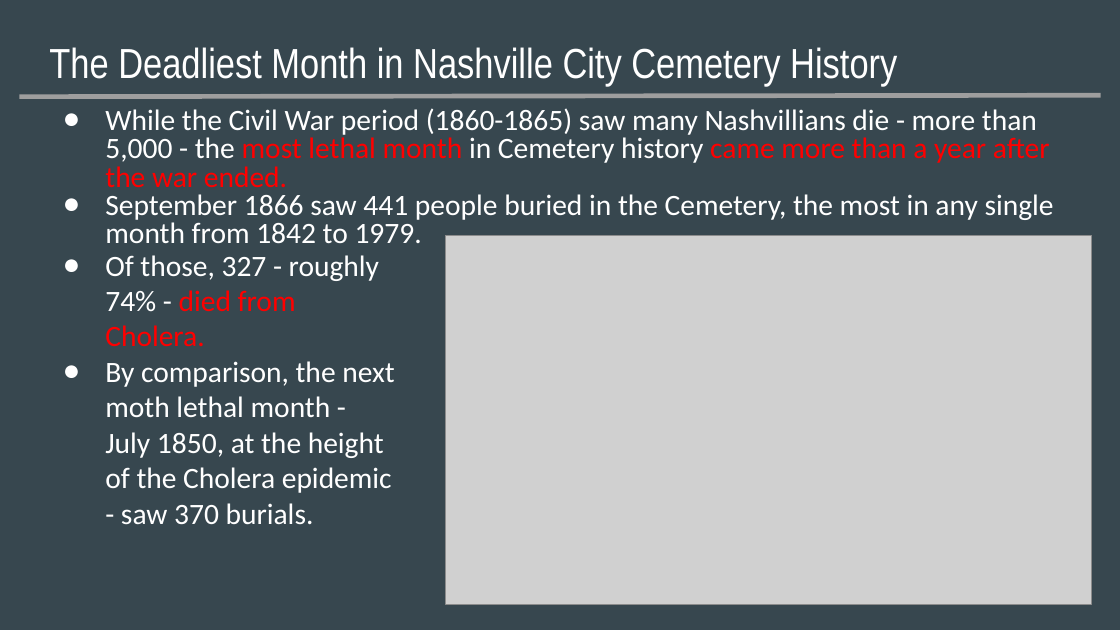
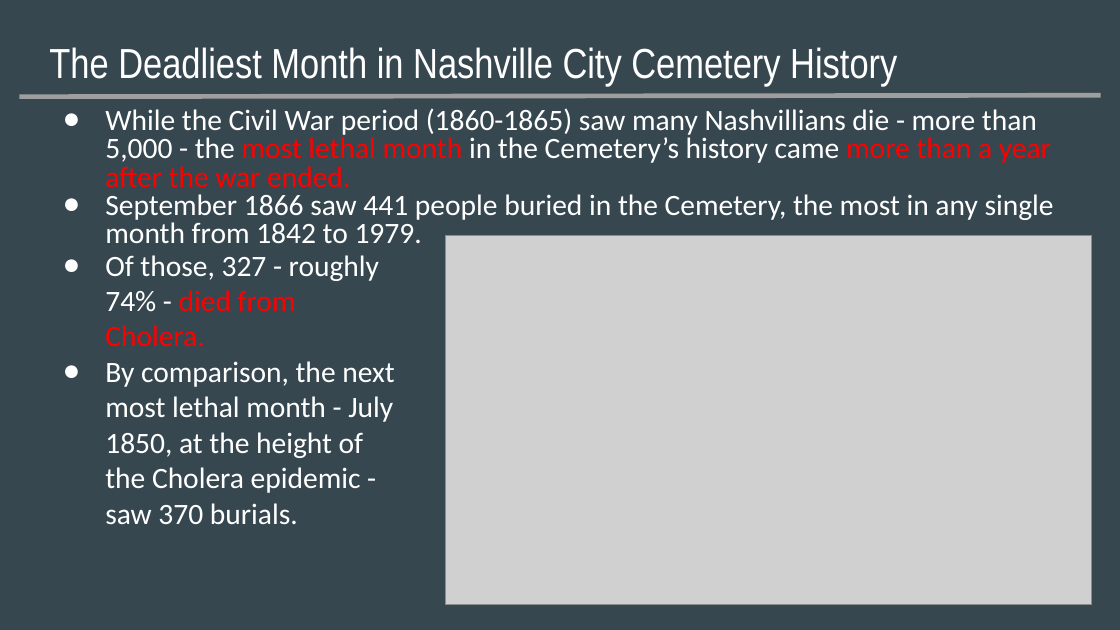
Before and after one commit to NSS-Data-Analytics-Cohort-9/city_cemetery-edwardbrown750, a slide deck: slide 6 of presentation/Ed Brown _ DA9_ City Cemetary.pptx. Drawn at 1120x630 pixels with LibreOffice and Linux fonts; fonts in the diff are those of the drawing; grey boxes stand for pictures. Boxes give left, top, right and bottom in pixels: in the first picture for what was removed or moved away, otherwise in the second. Text is boxed around its words. In the diff, an @@ line names an element or a change of style, - is before the commit and + after.

```diff
--- a/presentation/Ed Brown _ DA9_ City Cemetary.pptx
+++ b/presentation/Ed Brown _ DA9_ City Cemetary.pptx
@@ text at (105,108,1051,187): text changed @@
-● While the Civil War period (1860-1865) saw many Nashvillians die - more than 5,000 - the most lethal month in Cemetery history came more than a year after the war ended.
+● While the Civil War period (1860-1865) saw many Nashvillians die - more than 5,000 - the most lethal month in the Cemetery’s history came more than a year after the war ended.
@@ text at (105,361,394,524): text changed @@
-● By comparison, the next moth lethal month - July 1850, at the height of the Cholera epidemic - saw 370 burials.
+● By comparison, the next most lethal month - July 1850, at the height of the Cholera epidemic - saw 370 burials.
```
Also in this commit, not shown: 5 other slides changed.
